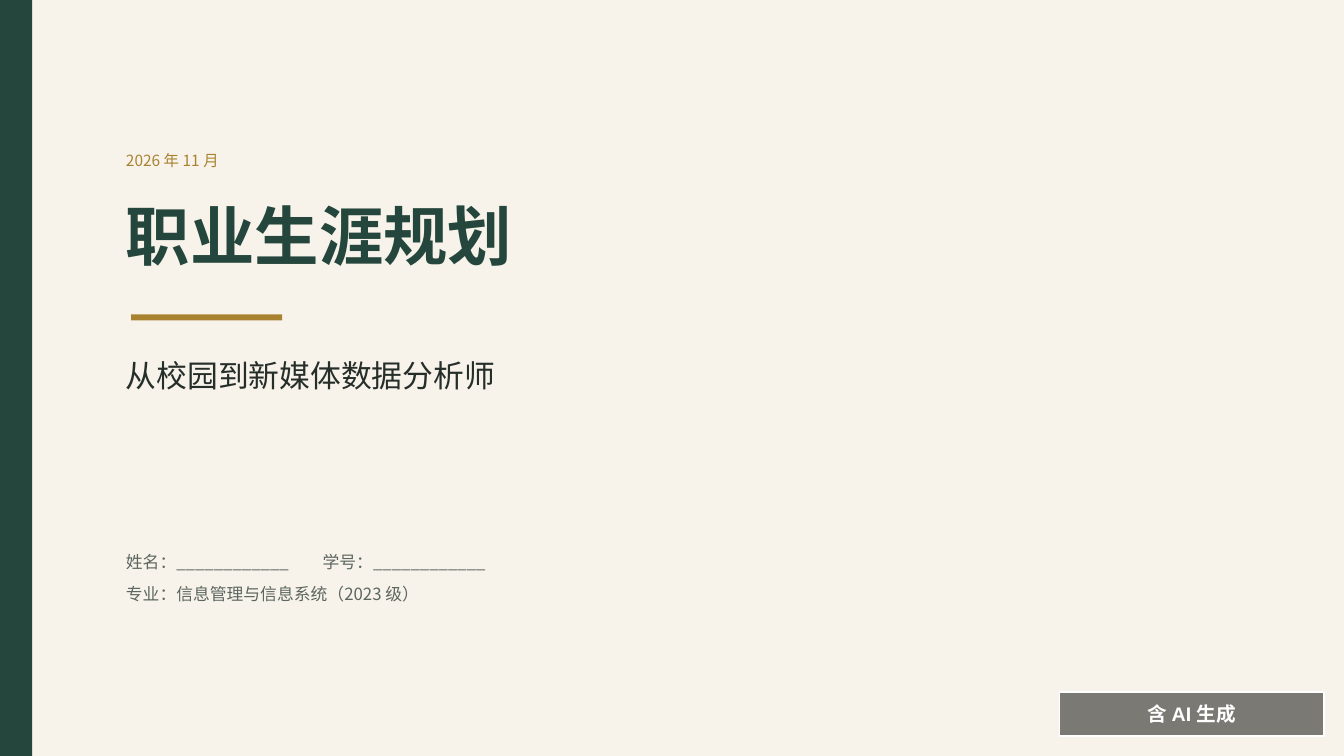
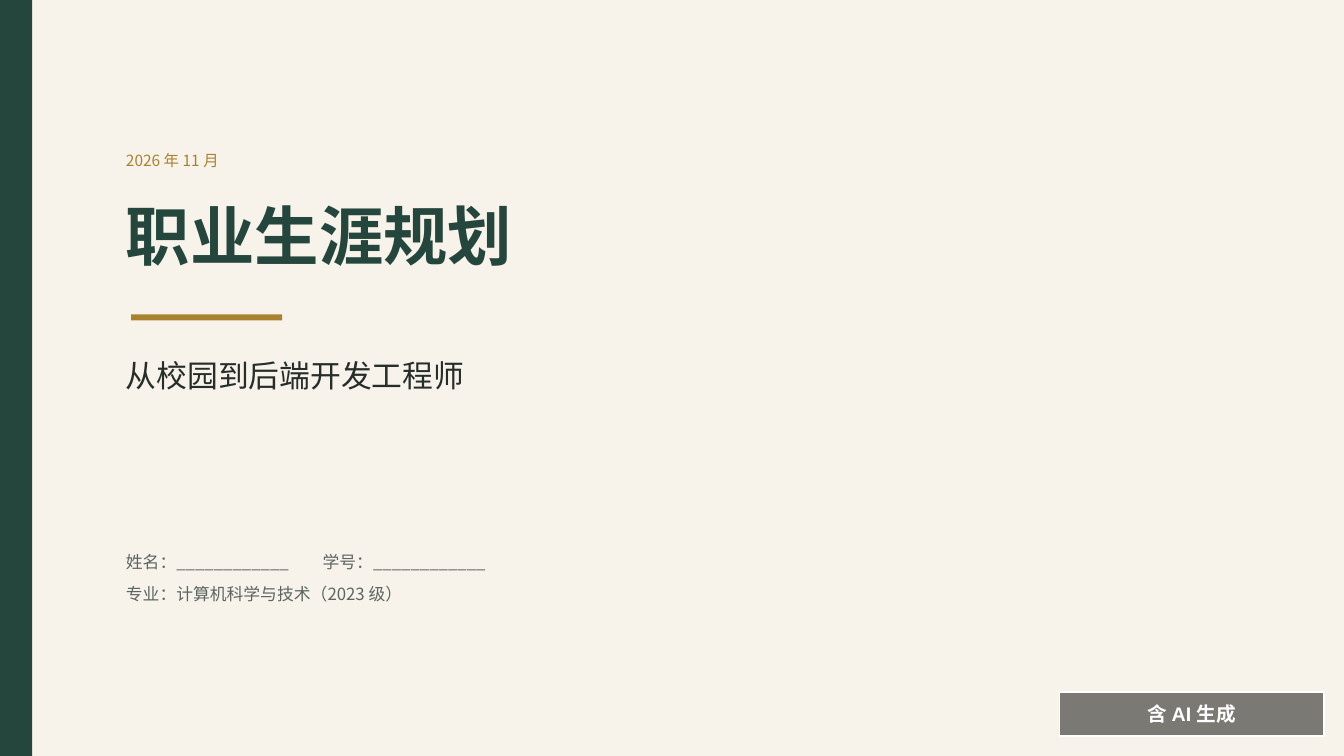
Before and after one commit to SEN-FOREST-21/feiyi-video-analysis, a slide deck: slide 1 of 职业生涯规划.pptx. Drawn at 1344x756 pixels with LibreOffice and Linux fonts; fonts in the diff are those of the drawing. Boxes give left, top, right and bottom in pixels: in the first picture for what was removed or moved away, otherwise in the second. Text is boxed around its words. In the diff, an @@ line names an element or a change of style, - is before the commit and + after.

```diff
--- a/职业生涯规划.pptx
+++ b/职业生涯规划.pptx
@@ text at [126, 361, 464, 390]: text changed @@
-从校园到新媒体数据分析师
+从校园到后端开发工程师
@@ text at [126, 586, 403, 602]: text changed @@
-专业：信息管理与信息系统（2023 级）
+专业：计算机科学与技术（2023 级）
```
Also in this commit, not shown: 8 other slides changed, 1 other file.
